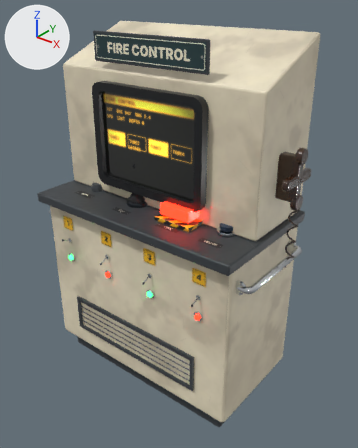
Renders of the glTF model submarine/models/props/FireControl.glb from each side of a commit.
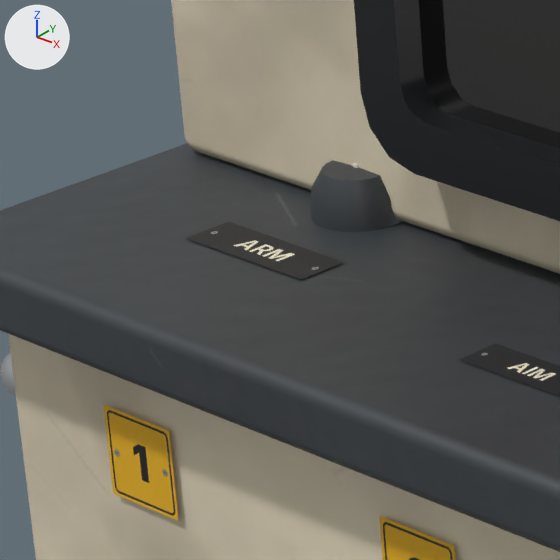
Old and new are each drawn whole from a camera (50 mm lens) standing at (1.471, -1.752, 1.975) and looking at (0.063, 0.008, 0.884) and again close up on the part from 14% to 35% of the width and 36% to 53% of the height. Lighting does not change. The marker at upper left points along +X, +Y and +Z. The older version's two pictures come first. Where no turn or scale is listed for an object, it has been applied to the vertices. Vertices at exactly the same position are counted once.

In view in the first close-up: 'FireControl_ArmKey', 'FireControl_Body'.
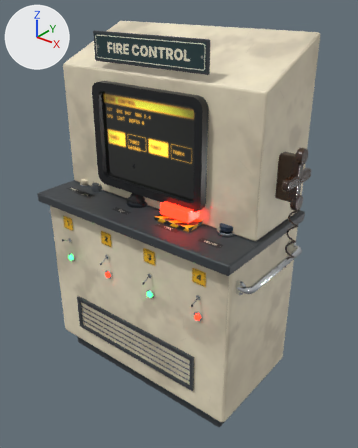
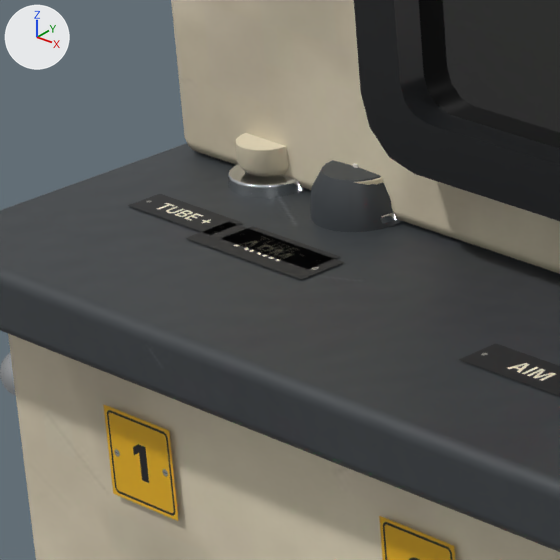
The edits, one by one:
Picture 'label_tube_up' (img_label_tube_up) is new.
Picture 'label_tube_down' (img_label_tube_down) is new.
Material 'label_tube_up' (mat_label_tube_up) is new.
Its texture is img_label_tube_up.
Its roughness is 0.6.
Material 'label_tube_down' (mat_label_tube_down) is new.
Its texture is img_label_tube_down.
Its roughness is 0.6.
me_firecontrol_body is used by ob_firecontrol_body; location (0.0, 0.0, 0.0).
me_firecontrol_body had 2742 vertices, 5280 faces and spanned x -0.65..0.68, y -0.35..0.31, z 0.0..1.8.
me_firecontrol_body now has 2990 vertices, 5756 faces and spans x -0.65..0.68, y -0.35..0.31, z 0.0..1.8.
me_firecontrol_body part 1: the loose piece of 120 vertices spanning x 0.14..0.26, y -0.18..-0.06, z 1.01..1.02 is copied, and the copy is scaled about its middle by (0.482, 0.482, 1), then moved by (-0.67, 0.0, -0.01); it spans x -0.5..-0.45, y -0.15..-0.09, z 1.0..1.01.
me_firecontrol_body part 2: the loose piece of 120 vertices spanning x 0.14..0.26, y -0.18..-0.06, z 1.01..1.02 is copied, and the copy is scaled about its middle by (0.482, 0.482, 1), then moved by (-0.58, 0.0, -0.01); it spans x -0.4..-0.35, y -0.15..-0.09, z 1.0..1.01.
me_firecontrol_body part 3: the loose piece of 4 vertices spanning x -0.14..-0.04, y -0.26..-0.22, z 1.0 is copied, and the copy is moved by (-0.38, 0.04, 0.0), in mat_label_tube_up (picture img_label_tube_up); it spans x -0.52..-0.43, y -0.22..-0.19, z 1.0.
me_firecontrol_body part 4: the loose piece of 4 vertices spanning x -0.14..-0.04, y -0.26..-0.22, z 1.0 is copied, and the copy is moved by (-0.28, 0.04, 0.0), in mat_label_tube_down (picture img_label_tube_down); it spans x -0.42..-0.33, y -0.22..-0.19, z 1.0.
me_firecontrol_body gains material mat_label_tube_up (picture img_label_tube_up).
me_firecontrol_body gains material mat_label_tube_down (picture img_label_tube_down).
Mesh me_firecontrol_tubeup is new.
It has 74 vertices, 144 faces and spans x -0.022..0.022, y -0.022..0.022, z -0.002..0.022.
It uses material mat_paintcream.
Object 'FireControl_TubeUp' (ob_firecontrol_tubeup) is new; it shows me_firecontrol_tubeup.
Its location is (-0.475, -0.12, 1.012).
Object 'FireControl_TubeDown' (ob_firecontrol_tubedown) is new; it shows a copy of me_firecontrol_tubeup.
Its location is (-0.375, -0.12, 1.012).

Changed parts and their boxes [x1, y1, x2, y2] in the close-ups (560 x 560 px):
'FireControl_TubeUp', added (beige)
    after: [236, 133, 289, 177]
'FireControl_TubeDown', added (mostly hidden)
    after: [354, 177, 383, 185]
part 1 of me_firecontrol_body, added
    after: [228, 164, 306, 198]
part 2 of me_firecontrol_body, added (mostly hidden)
    after: [380, 213, 396, 224]
part 3 of me_firecontrol_body, added
    after: [127, 194, 243, 235]
part 4 of me_firecontrol_body, added
    after: [221, 226, 340, 269]
